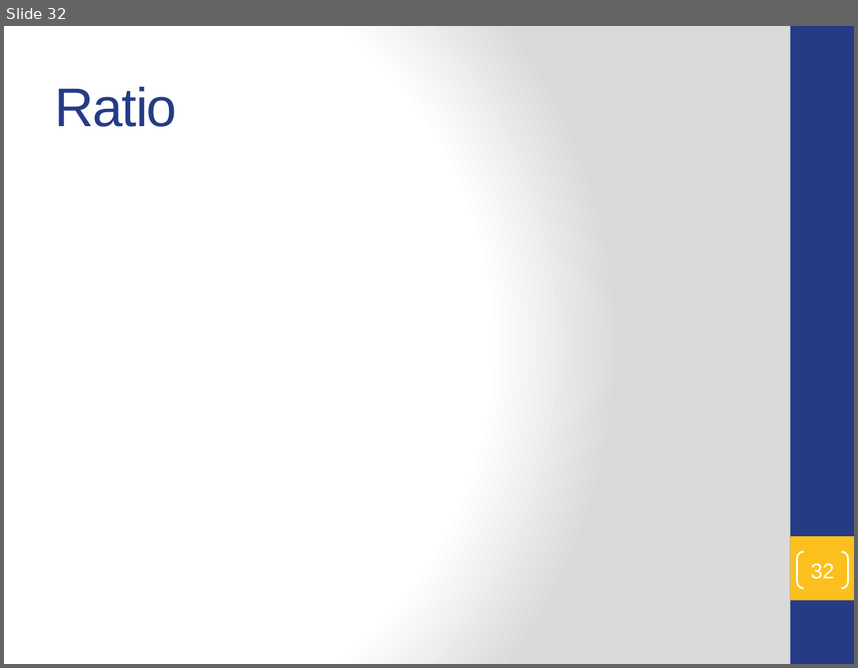
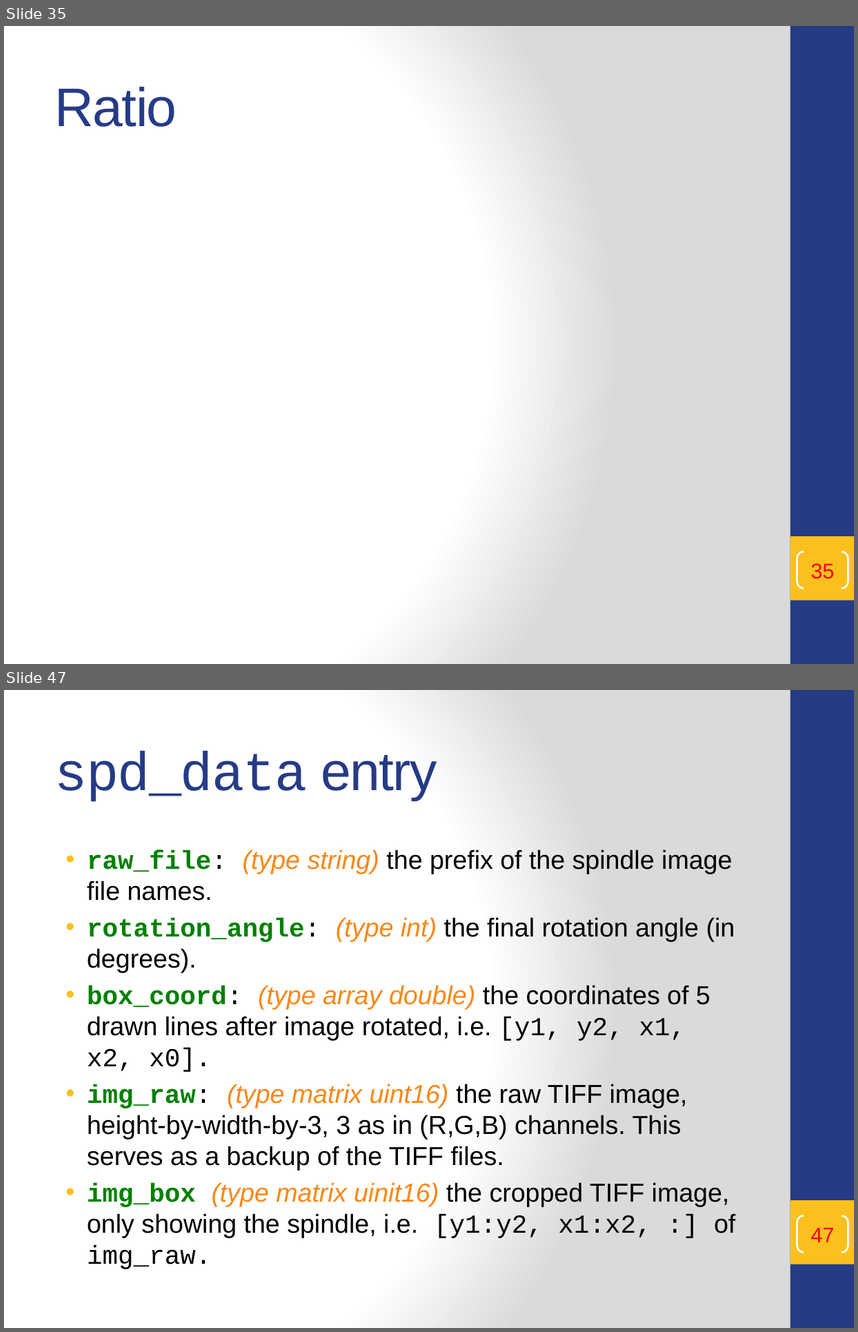
Before and after one commit to t47io/SpindleUtil, a slide deck: Scripts/SpindleQuantify/README.pptx. Shown one above the other, each under a label of ours: slide 32 before the commit, slides 35 and 47 after it; the slides between them are not shown. The pictures are 858x668 and 858x1332 pixels, drawn with LibreOffice and Linux fonts; fonts in the diff are those of the drawing; background and template pictures are left out. Boxes give left, top, right and bottom in pixels: in the first picture for what was removed or moved away, otherwise in the second. Text is boxed around its words. In the diff, an @@ line names an element or a change of style, - is before the commit and + after.

```diff
--- a/Scripts/SpindleQuantify/README.pptx
+++ b/Scripts/SpindleQuantify/README.pptx
@@ slide 47 added at (x1=4, y1=690, x2=854, y2=1328), background gradient #FFFFFF to #DADADA; not listed: 2 template elements that a slide beside it also shows @@
@@ title added at (x1=55, y1=751, x2=437, y2=802), 46 pt, text #263B86 @@
+spd_data entry
@@ text added at (x1=87, y1=849, x2=735, y2=1269), 22 pt, text #000000 @@
+• raw_file: (type string) the prefix of the spindle image file names.
+• rotation_angle: (type int) the final rotation angle (in degrees).
+• box_coord: (type array double) the coordinates of 5 drawn lines after image rotated, i.e. [y1, y2, x1, x2, x0].
+• img_raw: (type matrix uint16) the raw TIFF image, height-by-width-by-3, 3 as in (R,G,B) channels. This serves as a backup of the TIFF files.
+• img_box (type matrix uinit16) the cropped TIFF image, only showing the spindle, i.e. [y1:y2, x1:x2, :] of img_raw.
@@ page number added at (x1=797, y1=1215, x2=848, y2=1252), outline #FFFFFF 1.5 pt, 18 pt, text #FF0000 @@
+47
@@ what was slide 32 is now slide 35 @@
@@ page number at (x1=811, y1=563, x2=834, y2=579): text changed; text colour #FFFFFF to #FF0000 @@
-32
+35
```
Also in this commit, not shown: 9 slides changed, 24 other slides added, 2 other files.
